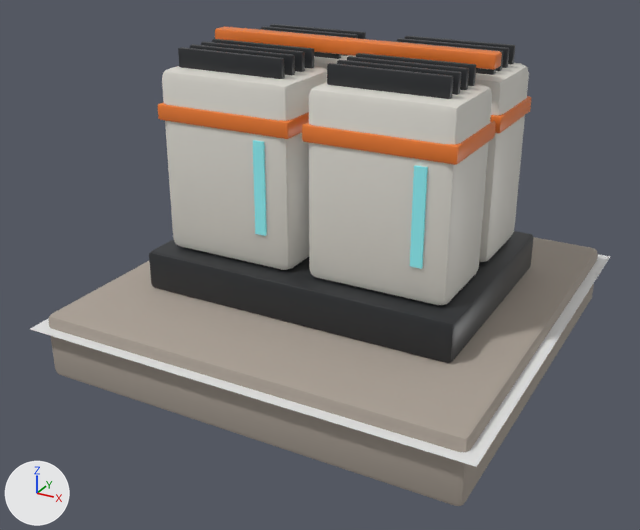
A saved change to the glTF model res/models/placement/power/battery_1x1.gltf.
Both versions are drawn from a 50 mm lens placed at (1.71, -3.35, 1.77), pointed at (-0.04, -0.16, 0.18). The lights are fixed; the arrows at lower left show +X, +Y and +Z. The first picture is the older version. Where no turn or scale is listed for an object, it has been applied to the vertices.

In view in the first picture: '%P%Footprint', 'Battery'.
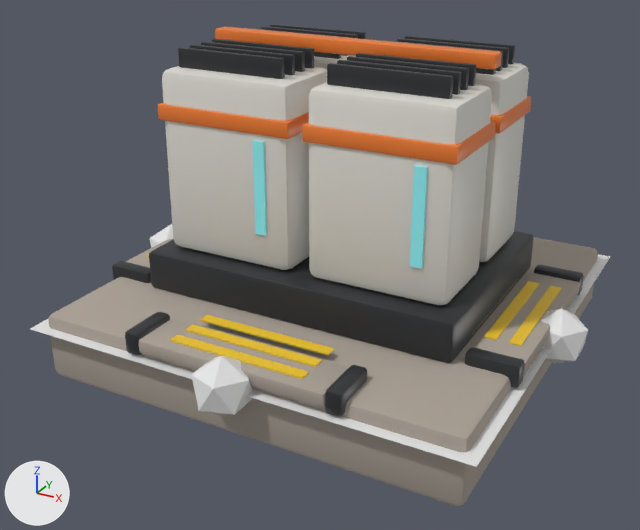
Where the change shows, as pixel boxes (x1, y1, x2, y2) in the pictures (640 x 530 px):
'%V%AnchorOut.003+', added
    after: (125, 312, 367, 416)
    faces in mat_concrete (grey #aaa095): (139, 319, 349, 407)
    faces in mat_hazard_yellow (yellow #edc427): (170, 315, 334, 379)
    faces in mat_frame_graphite (dark grey #35373a): (125, 312, 367, 416)
'%V%AnchorOut+', added
    after: (465, 264, 584, 388)
    faces in mat_concrete (grey #aaa095): (474, 273, 580, 375)
    faces in mat_frame_graphite (dark grey #35373a): (465, 264, 584, 388)
    faces in mat_hazard_yellow (yellow #edc427): (472, 279, 562, 346)
'%P%AnchorOut.003', added
    after: (191, 356, 252, 415)
'%P%AnchorOut', added
    after: (541, 308, 588, 363)
'%V%AnchorOut.001+', added
    after: (112, 239, 173, 283)
    faces in mat_frame_graphite (dark grey #35373a): (112, 261, 151, 283)
    faces in mat_concrete (grey #aaa095): (126, 239, 173, 268)
'%P%AnchorOut.001', added
    after: (149, 224, 173, 248)

What changed in the scene script:
```text
Add mat_hazard_yellow:
    mat_hazard_yellow = principled_material('Hazard_Yellow')
    mat_hazard_yellow.base_color = (0.85, 0.55, 0.02)  # yellow #edc427
Add me_v_anchorout_003:
    me_v_anchorout_003.from_pydata(...)  # 192 vertices, 360 faces; spans x -0.49..0.49, y -0.98..-0.675, z 0.01..0.11
    # faces by material slot: [108, 216, 36]
    me_v_anchorout_003.materials.append(mat_concrete)  # grey #aaa095
    me_v_anchorout_003.materials.append(mat_frame_graphite)  # dark grey #35373a
    me_v_anchorout_003.materials.append(mat_hazard_yellow)  # yellow #edc427
Add me_v_anchorout_001:
    me_v_anchorout_001.from_pydata(...)  # 192 vertices, 360 faces; spans x -0.98..-0.675, y -0.49..0.49, z 0.01..0.11
    # faces by material slot: [108, 216, 36]
    me_v_anchorout_001.materials.append(mat_concrete)  # grey #aaa095
    me_v_anchorout_001.materials.append(mat_frame_graphite)  # dark grey #35373a
    me_v_anchorout_001.materials.append(mat_hazard_yellow)  # yellow #edc427
Add me_v_anchorout:
    me_v_anchorout.from_pydata(...)  # 192 vertices, 360 faces; spans x 0.675..0.98, y -0.49..0.49, z 0.01..0.11
    # faces by material slot: [108, 216, 36]
    me_v_anchorout.materials.append(mat_concrete)  # grey #aaa095
    me_v_anchorout.materials.append(mat_frame_graphite)  # dark grey #35373a
    me_v_anchorout.materials.append(mat_hazard_yellow)  # yellow #edc427
Add me_p_anchorout_003:
    me_p_anchorout_003.from_pydata(...)  # an icosphere of 20 faces spanning x -0.116..0.116, y -0.111..0.111, z -0.13..0.13
    me_p_anchorout_003.materials.append(mat_p)  # white #e7e7e7
Add ob_v_anchorout_003:
    ob_v_anchorout_003 = bpy.data.objects.new('%V%AnchorOut.003+', me_v_anchorout_003)
    ob_v_anchorout_003.location = (0.0, 0.0, 0.0)
Add ob_v_anchorout_001:
    ob_v_anchorout_001 = bpy.data.objects.new('%V%AnchorOut.001+', me_v_anchorout_001)
    ob_v_anchorout_001.location = (0.0, 0.0, 0.0)
Add ob_v_anchorout:
    ob_v_anchorout = bpy.data.objects.new('%V%AnchorOut+', me_v_anchorout)
    ob_v_anchorout.location = (0.0, 0.0, 0.0)
Add ob_p_anchorout_003:
    ob_p_anchorout_003 = bpy.data.objects.new('%P%AnchorOut.003', me_p_anchorout_003)
    ob_p_anchorout_003.location = (0.0, -1.0, 0.013)
Add ob_p_anchorout_001:
    ob_p_anchorout_001 = bpy.data.objects.new('%P%AnchorOut.001', me_p_anchorout_003.copy())
    ob_p_anchorout_001.location = (-1.0, 0.0, 0.013)
Add ob_p_anchorout:
    ob_p_anchorout = bpy.data.objects.new('%P%AnchorOut', me_p_anchorout_003.copy())
    ob_p_anchorout.location = (1.0, 0.0, 0.013)
```
